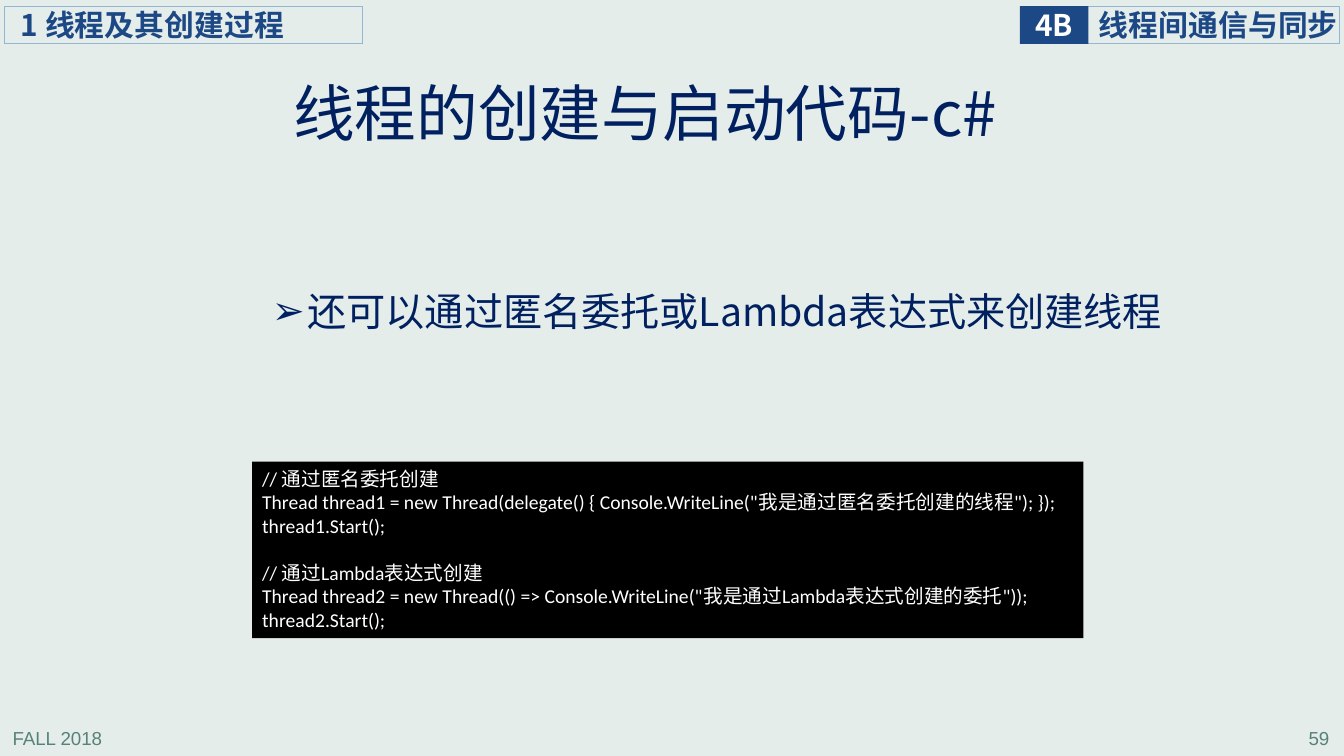
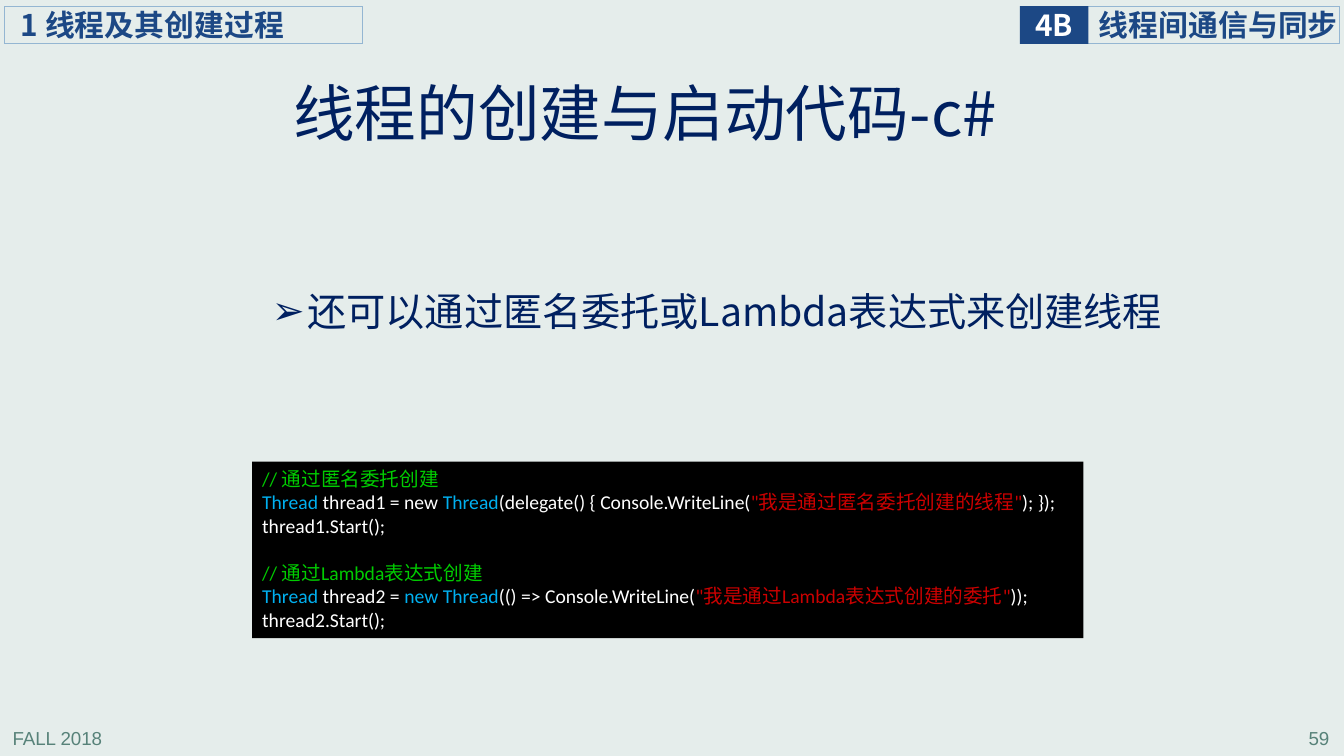
Before and after one commit to jichenghu/ppt_programmingWindows, a slide deck: slide 59 of programmingWindows_4.pptx. Drawn at 1344x756 pixels with LibreOffice and Linux fonts; fonts in the diff are those of the drawing. Boxes give left, top, right and bottom in pixels: in the first picture for what was removed or moved away, otherwise in the second. Text is boxed around its words. In the diff, an @@ line names an element or a change of style, - is before the commit and + after.

```diff
--- a/programmingWindows_4.pptx
+++ b/programmingWindows_4.pptx
@@ text in rectangle at bbox=[262, 469, 1033, 606]: text colour #FFFFFF to #00CC00 in "// 通过匿名委托创建", "// 通过Lambda表达式创建"; text colour #FFFFFF to #00B0F0 in "Thread Thread(delegate()", "Thread new Thread(()"; text colour #FFFFFF to #CC0000 in "Console.WriteLine("我是通过匿名委托创建的线程");", "Console.WriteLine("我是通过Lambda表达式创建的委托"));" @@
```
Also in this commit, not shown: 3 other slides changed.
